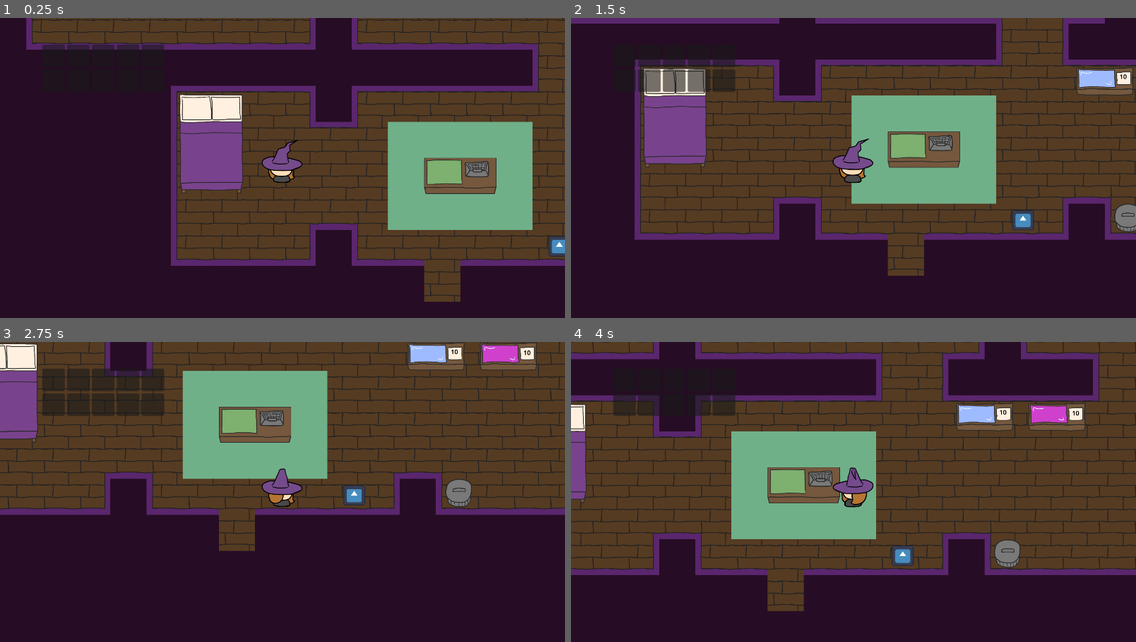
Above: before the commit, frames 1-4 (two rows, left to right).
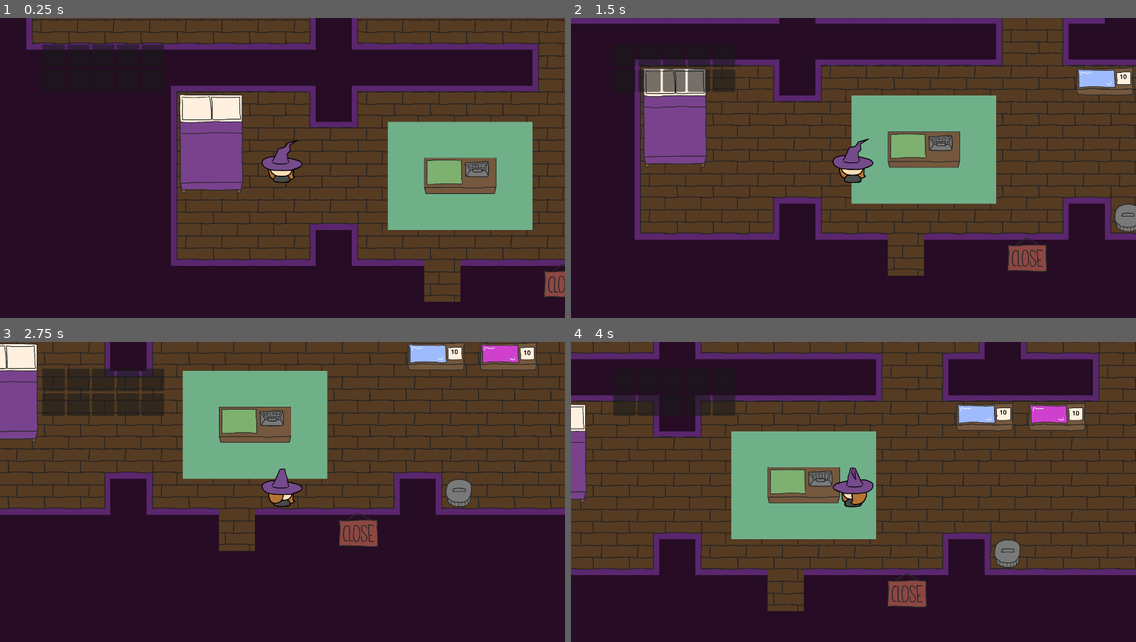
Above: after the commit, the same moments.

Repository: monaimerr/Ryhm-2
Game: Godot game, scene res://scenes/main/main.tscn
Two runs of this game, one before a commit and one after it. Both use one fixed random seed, a clock stepped at 60 frames per second and the inputs below. The engine's default icon, where the game draws it, is replaced by a stand-in: a white triangle on a blue panel in a dark square.
Inputs (mouse positions are in pixels of both pictures, inside the frame that each line leads up to):
- Up to frame 1 (0.25 s): no input
- Up to frame 2 (1.5 s): tap Enter at 0.5 s; move the mouse to (977, 153) at 0.52 s; hold D (right) 0.53-1.28 s; hold E (interact) 0.53-1.28 s; click (977, 153) at 0.67 s; move the mouse to (740, 183) at 1.27 s; hold S (down) from 1.28 s (still down); tap R (alternative interact) at 1.35 s
- Up to frame 3 (2.75 s): tap E (interact) at 1.55 s; move the mouse to (339, 426) at 2.02 s; release S (down) at 2.03 s; hold D (right) from 2.03 s (still down); hold E (interact) from 2.03 s (still down)
- Up to frame 4 (4 s): move the mouse to (825, 552) at 2.77 s; release D (right) at 2.78 s; release E (interact) at 2.78 s; hold W (up) 2.78-3.53 s; tap E (interact) at 2.85, 3.8 s; click (825, 552) at 2.92 s; move the mouse to (1023, 537) at 3.52 s; hold A (left) from 3.53 s (still down); hold R (alternative interact) from 3.53 s (still down)

The runs differ from the first frame. In frame 1, 0.5% of the frame differs, in the area x 96-100%, y 72-94%; in frame 2, 0.9%; in frame 3, 0.9%; in frame 4, 0.9%, in the area x 56-63%, y 67-89%.

Commit message:
Added visuals to the open/closed sign. Modified open_sign script.

Diff:
--- a/flask/scenes/entities/objects/open_sign.tscn
+++ b/flask/scenes/entities/objects/open_sign.tscn
@@ -1,33 +1,51 @@
-[gd_scene load_steps=6 format=3 uid="uid://c2xenh7dy44e0"]
+[gd_scene load_steps=8 format=3 uid="uid://c2xenh7dy44e0"]
 
 [ext_resource type="Script" uid="uid://7b2vqdd5f7ck" path="res://scripts/entities/objects/open_sign.gd" id="1_aju14"]
 [ext_resource type="PackedScene" uid="uid://b1keub3h102q6" path="res://scenes/interaction/interaction_area.tscn" id="1_y8vd5"]
-[ext_resource type="Texture2D" uid="uid://cyp6ptlwrgc78" path="res://art/icon.svg" id="2_aju14"]
+[ext_resource type="Texture2D" uid="uid://din8jm4jksovf" path="res://art/components_for_customer_service.png" id="3_aju14"]
 
 [sub_resource type="RectangleShape2D" id="RectangleShape2D_numf2"]
-size = Vector2(260.5, 266.5)
+size = Vector2(404, 381.5)
 
-[sub_resource type="RectangleShape2D" id="RectangleShape2D_4imkt"]
-size = Vector2(184, 181)
+[sub_resource type="AtlasTexture" id="AtlasTexture_numf2"]
+atlas = ExtResource("3_aju14")
+region = Rect2(0, 0, 300, 300)
+
+[sub_resource type="AtlasTexture" id="AtlasTexture_4imkt"]
+atlas = ExtResource("3_aju14")
+region = Rect2(300, 0, 300, 300)
+
+[sub_resource type="SpriteFrames" id="SpriteFrames_ml2eb"]
+animations = [{
+"frames": [{
+"duration": 1.0,
+"texture": SubResource("AtlasTexture_numf2")
+}],
+"loop": true,
+"name": &"closed",
+"speed": 5.0
+}, {
+"frames": [{
+"duration": 1.0,
+"texture": SubResource("AtlasTexture_4imkt")
+}],
+"loop": true,
+"name": &"open",
+"speed": 5.0
+}]
 
 [node name="OpenSign" type="Node2D"]
 script = ExtResource("1_aju14")
 
 [node name="Interactable" parent="." instance=ExtResource("1_y8vd5")]
-interact_name = "[E] to interact"
+interact_name = "[E] to open the shop"
 
 [node name="CollisionShape2D" type="CollisionShape2D" parent="Interactable"]
-position = Vector2(-2.75, -50.75)
+position = Vector2(0, -150)
 shape = SubResource("RectangleShape2D_numf2")
 
-[node name="Sprite2D" type="Sprite2D" parent="."]
+[node name="AnimatedSprite2D" type="AnimatedSprite2D" parent="."]
 position = Vector2(-0.499999, -17.4687)
 scale = Vector2(1.39844, 1.3208)
-texture = ExtResource("2_aju14")
-
-[node name="StaticBody2D" type="StaticBody2D" parent="."]
-
-[node name="CollisionShape2D" type="CollisionShape2D" parent="StaticBody2D"]
-position = Vector2(0, -16)
-shape = SubResource("RectangleShape2D_4imkt")
-debug_color = Color(0.912845, 0.276706, 0.255932, 0.42)
+sprite_frames = SubResource("SpriteFrames_ml2eb")
+animation = &"closed"
--- a/flask/scenes/main/main.tscn
+++ b/flask/scenes/main/main.tscn
@@ -106,7 +106,8 @@
 shape = SubResource("RectangleShape2D_pg34l")
 
 [node name="OpenSign" parent="game_level" instance=ExtResource("18_pg34l")]
-position = Vector2(1925, 1997.5)
+position = Vector2(1960, 2250)
+scale = Vector2(0.9, 0.9)
 
 [node name="player" parent="." instance=ExtResource("2_o0ihb")]
 z_index = 1
--- a/flask/scripts/entities/objects/open_sign.gd
+++ b/flask/scripts/entities/objects/open_sign.gd
@@ -1,5 +1,6 @@
 extends Node2D
 
+@onready var animated_sprite_2d: AnimatedSprite2D = $AnimatedSprite2D
 @onready var interactable: Area2D = $Interactable
 var open = false
 var opened_today = false
@@ -11,14 +12,25 @@
 # opens the shop if the shop is currently closed adn hasn't yet been opened today
 func _on_interact():
 	if !open and !opened_today:
-		open = true
-		opened_today = true
+		open_shop()
 	else:
-		open = false
-	shop_opened_status_changed.emit(open)
+		close_shop()
 	print(open)
 
 # should be called at the beginning of a new day to reset the state
 func _on_day_changed():
+	opened_today = false
+	interactable.interact_name = "[E] to open the shop"
+
+func open_shop():
+	open = true
+	opened_today = true
+	animated_sprite_2d.animation = "open"
+	interactable.interact_name = "[E] to close the shop"
+	shop_opened_status_changed.emit(open)
+
+func close_shop():
 	open = false
-	opened_today = false
+	animated_sprite_2d.animation = "closed"
+	interactable.interact_name = "You can only open the shop once a day!"
+	shop_opened_status_changed.emit(open)
Not shown, added: flask/art/components_for_customer_service.png.import
Not shown, added: flask/art/customer_sprites.png.import
